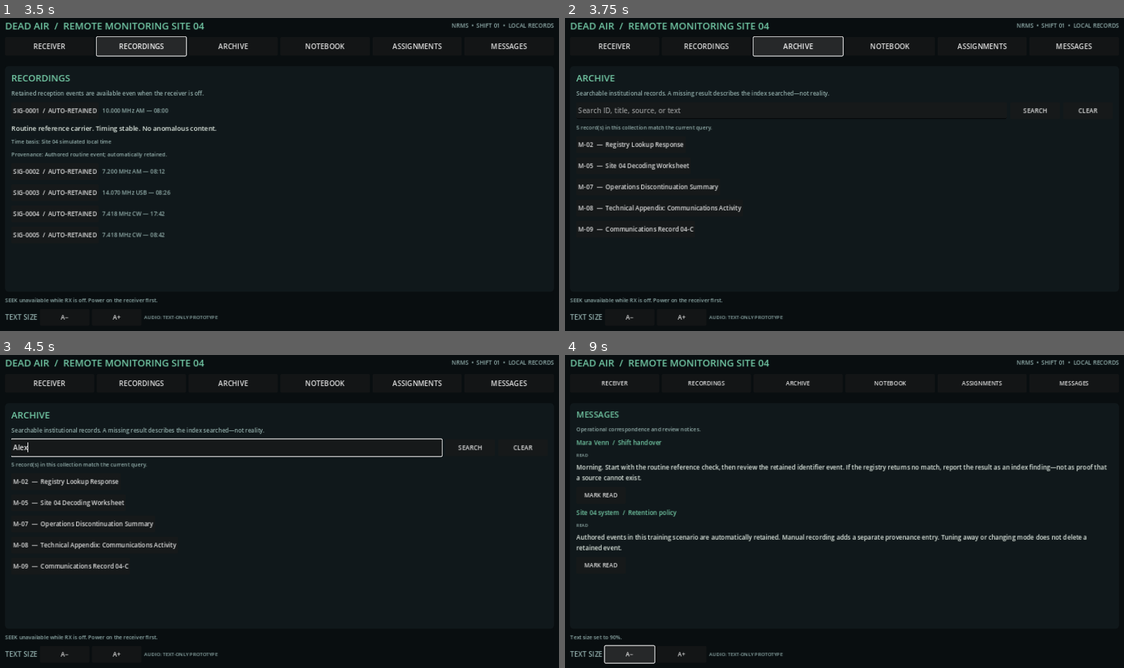
Above: before the commit, frames 1-4 (two rows, left to right).
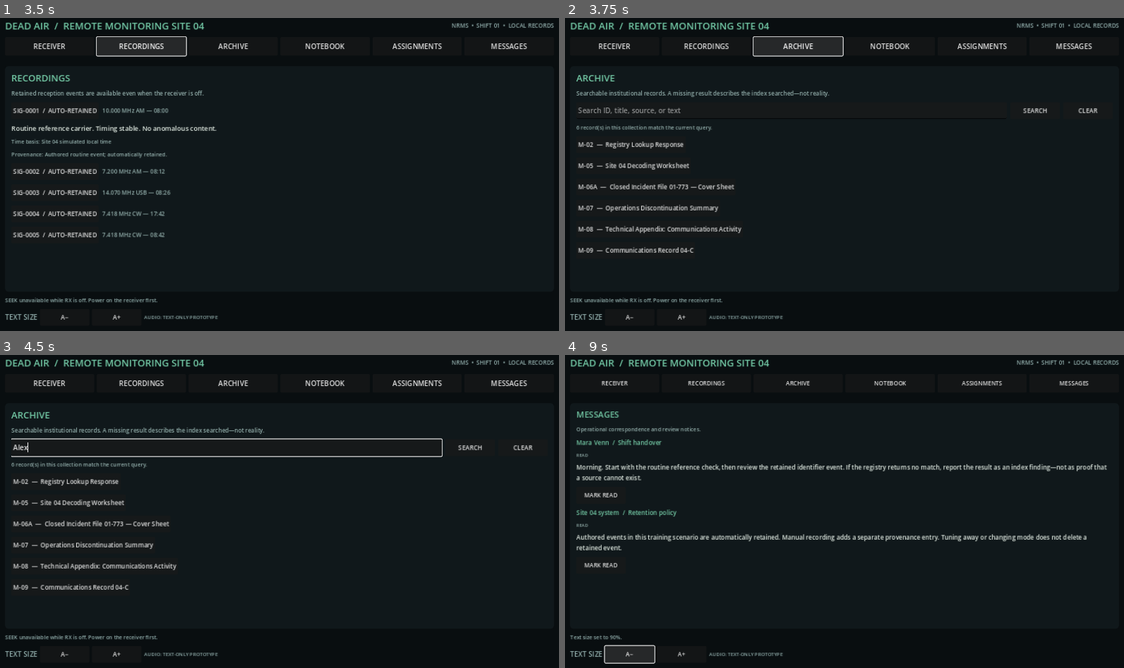
Above: after the commit, the same moments.

Repository: nuentoter/dead-air
Game: Godot game, scene res://scenes/main.tscn
Same seed, same stepped clock (60 frames per second), same inputs: the game is played once before the commit and once after it.
Inputs (mouse positions are in pixels of both pictures, inside the frame that each line leads up to):
- Up to frame 1 (3.5 s): click "SEEK NEXT" at 0.5 s; click "SEEK NEXT" at 1.25 s; click "RECEIVER" at 2 s; click "RECORDINGS" at 2.75 s
- Up to frame 2 (3.75 s): click "ARCHIVE" at 3.5 s
- Up to frame 3 (4.5 s): click (229, 448) at 4.27 s; type "Alex" at 4.35 s
- Up to frame 4 (9 s): click "NOTEBOOK" at 5 s; click "ASSIGNMENTS" at 5.75 s; click "MESSAGES" at 6.5 s; click "MARK READ" at 7.25 s; click "MARK READ" at 8 s; click "A−" at 8.75 s

Frame 1 is identical in both runs. In frame 2, 1.1% of the frame differs, in the area x 2-32%, y 34-75%; in frame 3, 1.1%; in frame 4, less than 0.1%.

Commit message:
Add recoverable incident file cover evidence

Diff:
--- a/scripts/content_catalog.gd
+++ b/scripts/content_catalog.gd
@@ -67,6 +67,19 @@
 Notes: Identifier read is more reliable than the numeric sequence. The worksheet does not establish a transmitting station, source, or relationship to another record."""
 	},
 	{
+		"id": "M-06A", "title": "Closed Incident File 01-773 — Cover Sheet", "source": "Regional Technical Review Office",
+		"claimed_event_time": "Administrative file status; incident dates not reproduced on this cover", "clock_basis": "Not applicable to this index cover",
+		"status": "AVAILABLE", "version": 1, "essential": true, "related_ids": ["M-07", "M-08", "M-09"],
+		"body": """REGIONAL TECHNICAL REVIEW OFFICE
+CLOSED INCIDENT FILE — COVER SHEET
+
+File reference: 01-773
+Administrative status: CLOSED
+Index status: COMPLETE
+
+This cover records the file's administrative status only. It does not certify that every referenced attachment is present, that the source records share a clock basis, or that the underlying chronology has been reconciled."""
+	},
+	{
 		"id": "M-07", "title": "Operations Discontinuation Summary", "source": "Regional Technical Review Office",
 		"claimed_event_time": "Operations discontinued at 18:00", "clock_basis": "Source clock basis not stated",
 		"status": "AVAILABLE", "version": 1, "essential": true, "related_ids": ["M-08", "M-09"],
--- a/scripts/game_state.gd
+++ b/scripts/game_state.gd
@@ -150,7 +150,7 @@
 		assignments["A-001"] = "COMPLETED"
 	if (inspected.has("SIG-0004") or inspected.has("SIG-0005")) and documents.has("M-02"):
 		assignments["A-002"] = "COMPLETED"
-	if documents.has("M-07") and documents.has("M-08"):
+	if documents.has("M-06A") and documents.has("M-07") and documents.has("M-08"):
 		assignments["A-004"] = "COMPLETED"
 	if documents.has("M-08") and documents.has("M-09"):
 		assignments["A-005"] = "COMPLETED"
--- a/scripts/main.gd
+++ b/scripts/main.gd
@@ -4,7 +4,7 @@
 const GameState = preload("res://scripts/game_state.gd")
 
 const SECTIONS = ["Receiver", "Recordings", "Archive", "Notebook", "Assignments", "Messages"]
-const REPORT_SOURCE_OPTIONS := ["SIG-0004", "SIG-0005", "M-02", "M-05", "M-07", "M-08", "M-09"]
+const REPORT_SOURCE_OPTIONS := ["SIG-0004", "SIG-0005", "M-02", "M-05", "M-06A", "M-07", "M-08", "M-09"]
 const BG = Color(0.035, 0.055, 0.065, 1)
 const PANEL = Color(0.065, 0.095, 0.105, 1)
 const PANEL_ALT = Color(0.085, 0.125, 0.135, 1)
@@ -553,7 +553,7 @@
 	_add_text("SOURCE LINK", 12, MUTED, source_row)
 	note_source_select = OptionButton.new()
 	note_source_select.add_item("No source link")
-	for item in ["SIG-0004", "SIG-0005", "M-02", "M-05", "M-07", "M-08", "M-09"]:
+	for item in ["SIG-0004", "SIG-0005", "M-02", "M-05", "M-06A", "M-07", "M-08", "M-09"]:
 		note_source_select.add_item(item)
 	note_source_select.custom_minimum_size = Vector2(170, 38)
 	source_row.add_child(note_source_select)
@@ -723,6 +723,7 @@
 			_checklist_item("Next-shift reception SIG-0005 inspected", inspected.has("SIG-0005"))
 			_checklist_item("Comparison explicitly reviewed", String(assignments.get("A-003", "OPEN")) == "COMPLETED")
 		"A-004":
+			_checklist_item("Incident file cover M-06A opened", documents.has("M-06A"))
 			_checklist_item("Operations summary M-07 opened", documents.has("M-07"))
 			_checklist_item("Technical appendix M-08 opened", documents.has("M-08"))
 		"A-005":
--- a/tests/self_test.gd
+++ b/tests/self_test.gd
@@ -8,7 +8,7 @@
 
 func _run() -> void:
 	assert(Catalog.EVENTS.size() == 5, "Expected five canonical opening signal events.")
-	assert(Catalog.DOCUMENTS.size() >= 5, "Expected core archive documents.")
+	assert(Catalog.DOCUMENTS.size() >= 6, "Expected core archive documents including the closed incident-file cover.")
 	var ids: Array[String] = []
 	for event in Catalog.EVENTS:
 		ids.append(String(event.get("id", "")))
@@ -40,9 +40,10 @@
 	state.select_event("SIG-0004")
 	state.mark_document_read("M-02")
 	assert(String(state.data["assignments"]["A-002"]) == "COMPLETED", "A-002 should complete after NR-041 inspection and registry lookup.")
+	state.mark_document_read("M-06A")
 	state.mark_document_read("M-07")
 	state.mark_document_read("M-08")
-	assert(String(state.data["assignments"]["A-004"]) == "COMPLETED", "A-004 should complete after reviewing M-07 and M-08.")
+	assert(String(state.data["assignments"]["A-004"]) == "COMPLETED", "A-004 should complete after reviewing the incident-file cover, M-07, and M-08.")
 	state.mark_document_read("M-09")
 	assert(String(state.data["assignments"]["A-005"]) == "COMPLETED", "A-005 should complete after reviewing M-08 and M-09.")
 	var report_count_before: int = state.data.get("reports", []).size()
--- a/tests/ui_flow_test.gd
+++ b/tests/ui_flow_test.gd
@@ -30,7 +30,7 @@
 	if not _expect(String(game.data["assignments"]["A-003"]) == "COMPLETED", "A-003 comparison did not complete after both events were inspected."):
 		return
 	instance.call("_on_nav_pressed", "Archive")
-	for document_id in ["M-02", "M-05", "M-07", "M-08", "M-09"]:
+	for document_id in ["M-02", "M-05", "M-06A", "M-07", "M-08", "M-09"]:
 		instance.call("_select_document", document_id)
 	instance.call("_on_nav_pressed", "Assignments")
 	instance.call("_select_assignment", "A-006")
@@ -41,6 +41,7 @@
 	instance.call("_on_report_source_toggled", false, "SIG-0005")
 	instance.call("_on_report_source_toggled", false, "M-02")
 	instance.call("_on_report_source_toggled", false, "M-05")
+	instance.call("_on_report_source_toggled", false, "M-06A")
 	var editor = instance.get("report_editor") as TextEdit
 	if editor == null:
 		push_error("A-006 report editor was not constructed.")
Not shown, changed: README.md
Not shown, changed: docs/ASSIGNMENT_EVIDENCE_DEPENDENCY_MAP.md
Not shown, changed: docs/IMPLEMENTATION_STATUS.md
